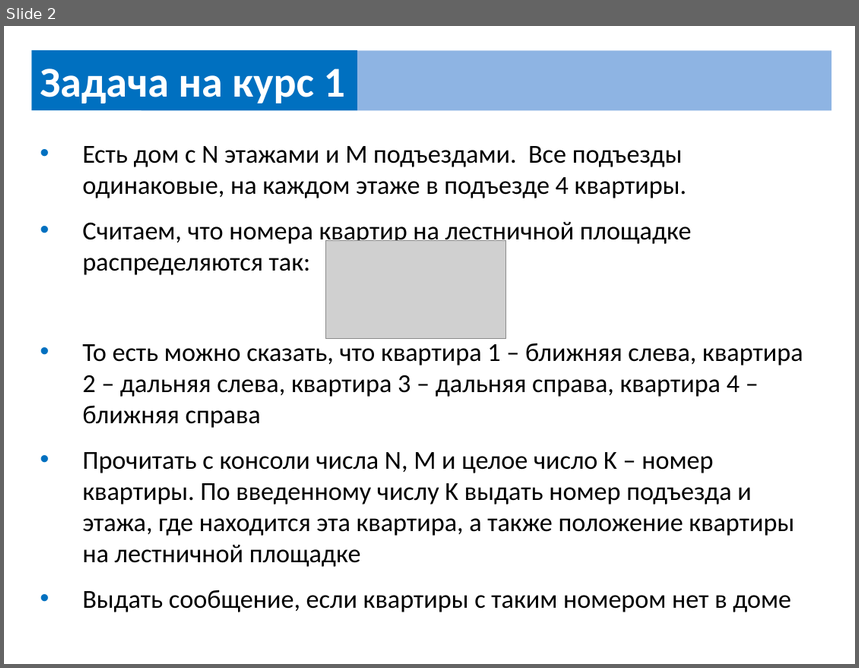
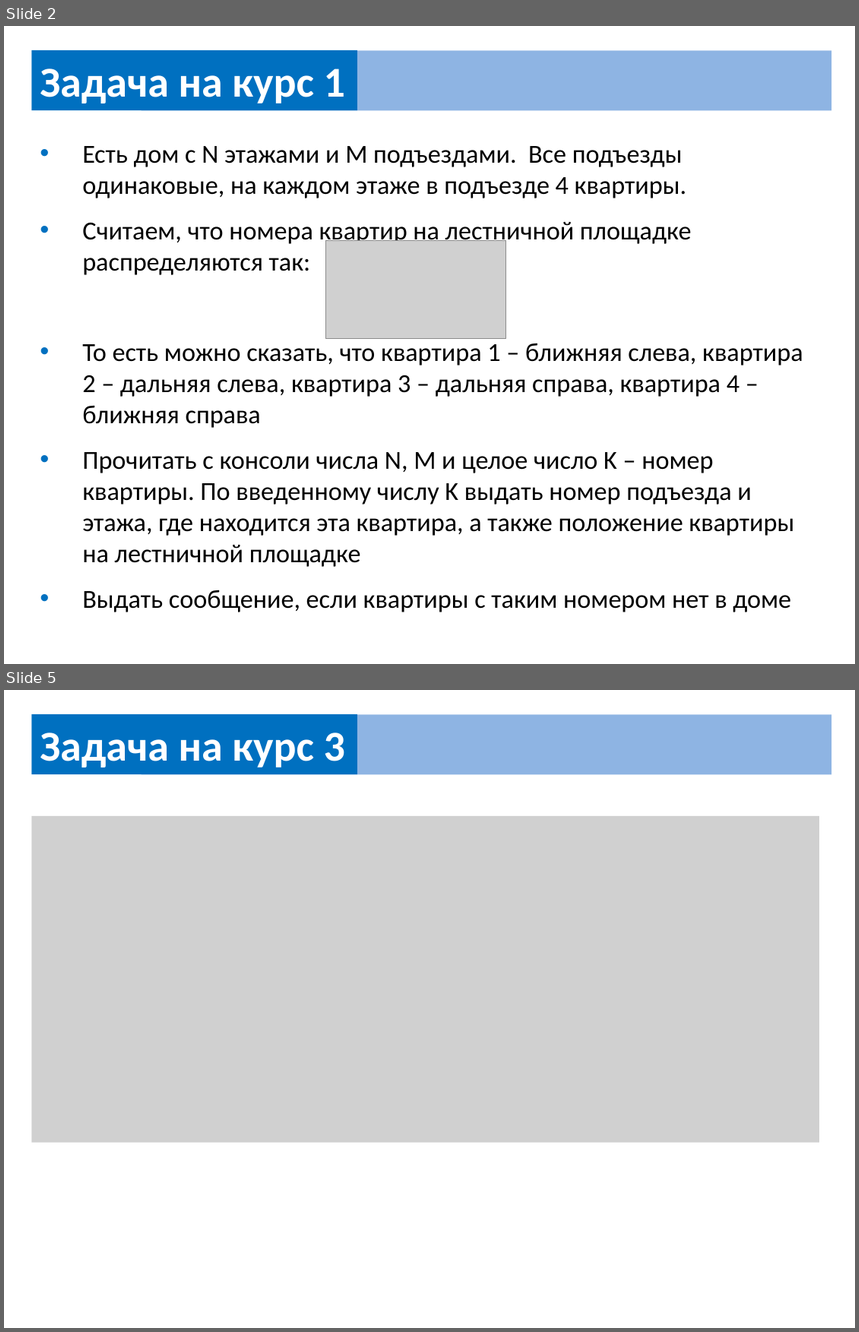
Before and after one commit to UsovaAnna/lesson, a slide deck: src/сourse/course_task.pptx. Shown one above the other, each under a label of ours: slide 2 before the commit, slides 2 and 5 after it; the slides between them are not shown. The pictures are 859x668 and 859x1332 pixels, drawn with LibreOffice and Linux fonts; fonts in the diff are those of the drawing; grey boxes stand for pictures. Boxes give left, top, right and bottom in pixels: in the first picture for what was removed or moved away, otherwise in the second. Text is boxed around its words. In the diff, an @@ line names an element or a change of style, - is before the commit and + after.

```diff
--- a/src/сourse/course_task.pptx
+++ b/src/сourse/course_task.pptx
@@ slide 5 added at [4, 690, 855, 1328], background #FFFFFF @@
@@ rectangle added at [31, 714, 357, 775], fill #0070C0, 36 pt, text #FFFFFF, bold @@
+Задача на курс 3
@@ rectangle added at [141, 714, 832, 775], fill #8EB4E3 @@
@@ picture added at [31, 816, 819, 1143] @@
```
Also in this commit, not shown: 2 other slides added, 1 other file.
